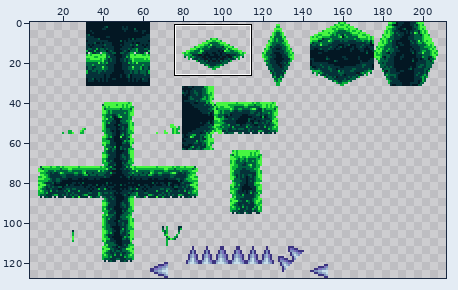
Edited in one commit: pixel-art file (Firefly/Assets/Graphics/Forest_Tile_Set_Extended/forest_tiles_bee_2.aseprite). The first picture is a wide view before the edit; the outline marks the close-up.
Close-up. The starting point:
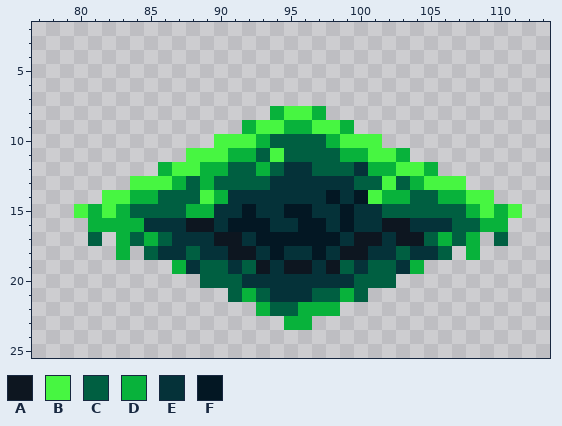
304x128 pixels, 1 frame. Shown: x 77..113, y 2..25. The wide view leaves out empty margins.
Visible layers, top first: "B_Spikes", "b_grass2".
Palette (. is transparent): A #0d1620  B #47f641  C #005f41  D #08b23b  E #053239  F #031723
Pixels before, first column x 80:
 8 ..............DBBD..............
 9 ............DBBDDBBD............
10 ..........BBBDCCCCDBBB..........
11 ........BBBDDCBCCCCDDBBD........
12 ......DBBDDCCDCEECCCEDDBBD......
13 ....BBBDCDCCCCEEEEEECCBCDBBB....
14 ..BBDDCCCBDEEEEEEEFEFBDDCCDDBB..
15 BDBDCCCCDDEEFEEFFEEFEECCCCCCDBDB
16 .DDDDEEEAAEFFFEEFFEFEEAAEEECCDD.
17 .C.DCDCEEEAAEFFFFFFEAAEAACDCD.C.
18 ...D.CEECEEAAEFEEFEAAEECEEC.D...
19 .......DECCECAEAAEACECCED.......
20 .........CCCEEEEEEEECCC.........
21 ...........CDCEEECCDC...........
22 .............DCCDDD.............
23 ...............DD...............
New version:
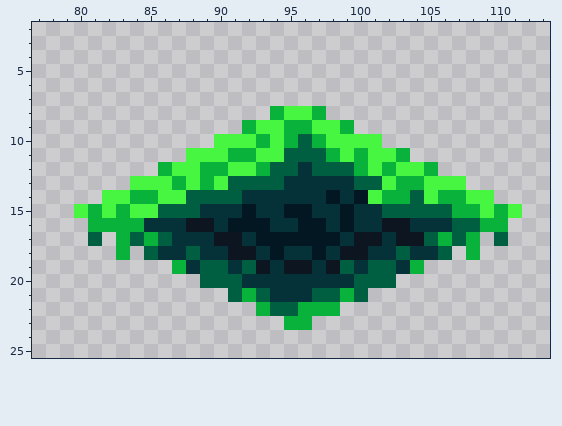
From old to new:
Layer "b_grass2":
y 10: x 94..95 CC -> BD; x 97..98 CD -> DB
y 11: x 93 C -> B; x 98..99 CD -> DB
y 12: x 91..92 CC -> BB; x 95 E -> C; x 100..101 ED -> DB
y 13: x 88 C -> B; x 90 C -> B; x 94 E -> C; x 103 C -> D
y 14: x 86..87 CC -> BB; x 89..91 BDE -> CCC; x 105 C -> B
y 15: x 84..85 CC -> BB; x 88..89 DD -> CE; x 107 C -> D
